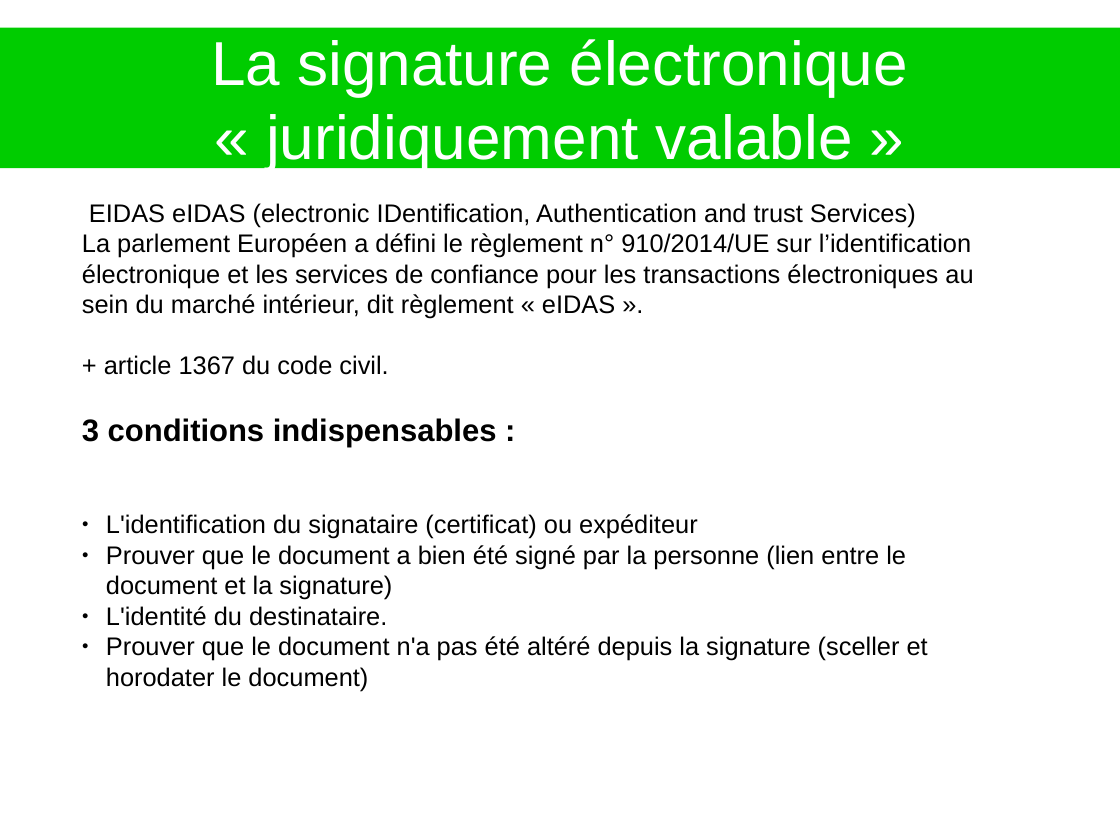
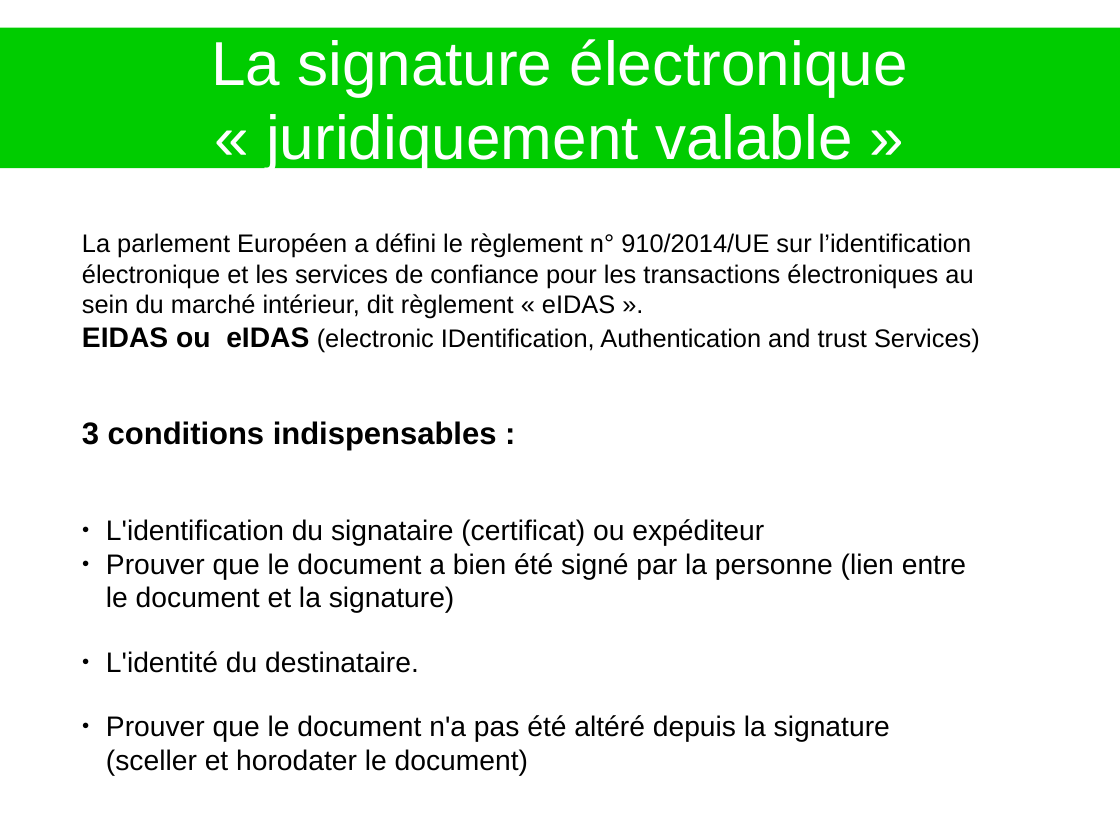
Before and after one commit to heylve/current, a slide deck: slide 4 of Presentations/SignatureElec.odp. Drawn at 1120x840 pixels with LibreOffice and Linux fonts; fonts in the diff are those of the drawing. Boxes give left, top, right and bottom in pixels: in the first picture for what was removed or moved away, otherwise in the second. Text is boxed around its words. In the diff, an @@ line names an element or a change of style, - is before the commit and + after.

```diff
--- a/Presentations/SignatureElec.odp
+++ b/Presentations/SignatureElec.odp
@@ text at box(89, 203, 916, 227): paragraph removed @@
-EIDAS eIDAS (electronic IDentification, Authentication and trust Services)
@@ text at box(82, 327, 980, 352): text changed @@
-+ article 1367 du code civil.
+EIDAS ou eIDAS (electronic IDentification, Authentication and trust Services)
@@ text at box(106, 519, 966, 776): size 18 to 20 pt in "L'identification du signataire (certificat) ou expéditeur", "Prouver que le document a bien été ...", "L'identité du destinataire.", "Prouver que le document n'a pas été ..." @@
```
Also in this commit, not shown: 4 other slides changed, 57 other files.
